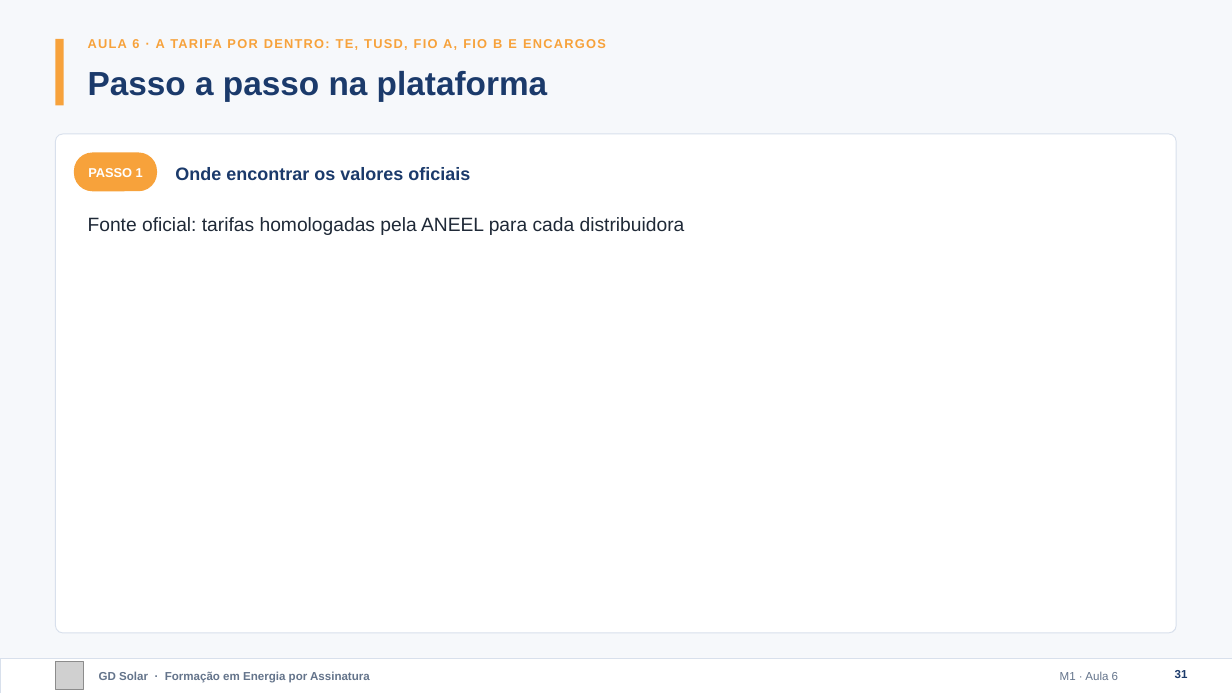
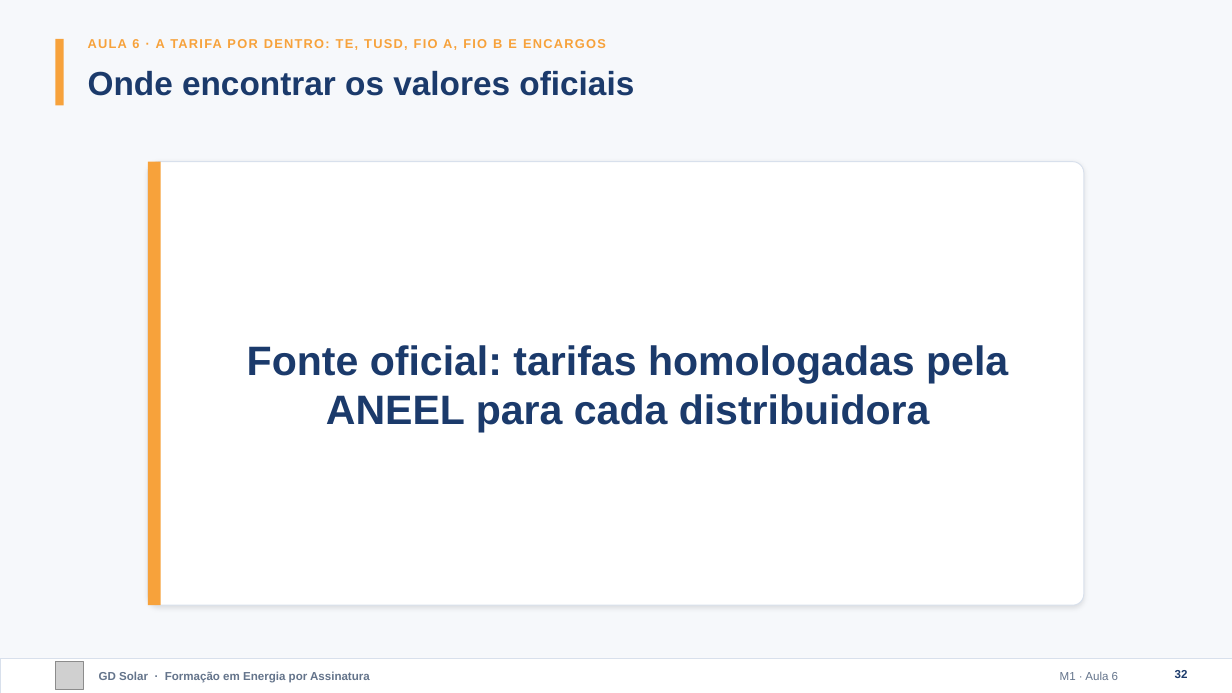
Before and after one commit to marcelo-braga-dev/casaverde, a slide deck: slide 32 of docs/curso/slides/m01-fundamentos.pptx (slide 31 before the commit). Drawn at 1232x693 pixels with LibreOffice and Linux fonts; fonts in the diff are those of the drawing; grey boxes stand for pictures. Boxes give left, top, right and bottom in pixels: in the first picture for what was removed or moved away, otherwise in the second. Text is boxed around its words. In the diff, an @@ line names an element or a change of style, - is before the commit and + after.

```diff
--- a/docs/curso/slides/m01-fundamentos.pptx
+++ b/docs/curso/slides/m01-fundamentos.pptx
@@ text at <box>88,71,634,96</box>: text changed @@
-Passo a passo na plataforma
+Onde encontrar os valores oficiais
@@ rounded rectangle removed at <box>74,152,157,191</box> @@
@@ text removed at <box>88,168,143,177</box> @@
-PASSO 1
@@ rounded rectangle: place and size @@
-rounded rectangle at <box>55,134,1177,633</box>
+rounded rectangle at <box>148,162,1084,605</box>
@@ rounded rectangle at <box>148,162,1084,605</box>: shadow on; proportions changed @@
@@ rectangle added at <box>148,162,161,605</box>, fill #F7A23B @@
@@ text removed at <box>175,167,470,180</box> @@
-Onde encontrar os valores oficiais
@@ text "Fonte oficial: tarifas homologadas pela ...": place and size @@
-text "Fonte oficial: tarifas homologadas pela ..." at <box>88,217,685,235</box>
+text "Fonte oficial: tarifas homologadas pela ..." at <box>247,345,1008,432</box>
@@ text "Fonte oficial: tarifas homologadas pela ..." at <box>247,345,1008,432</box>: size 15 to 32 pt, text colour #1F2937 to #1B3A6B, bold on; alignment left to centre; vertical alignment top to middle @@
@@ page number at <box>1175,670,1188,678</box>: text changed @@
-31
+32
```
Also in this commit, not shown: 17 other slides changed, 1 slide added, 16 other files.
